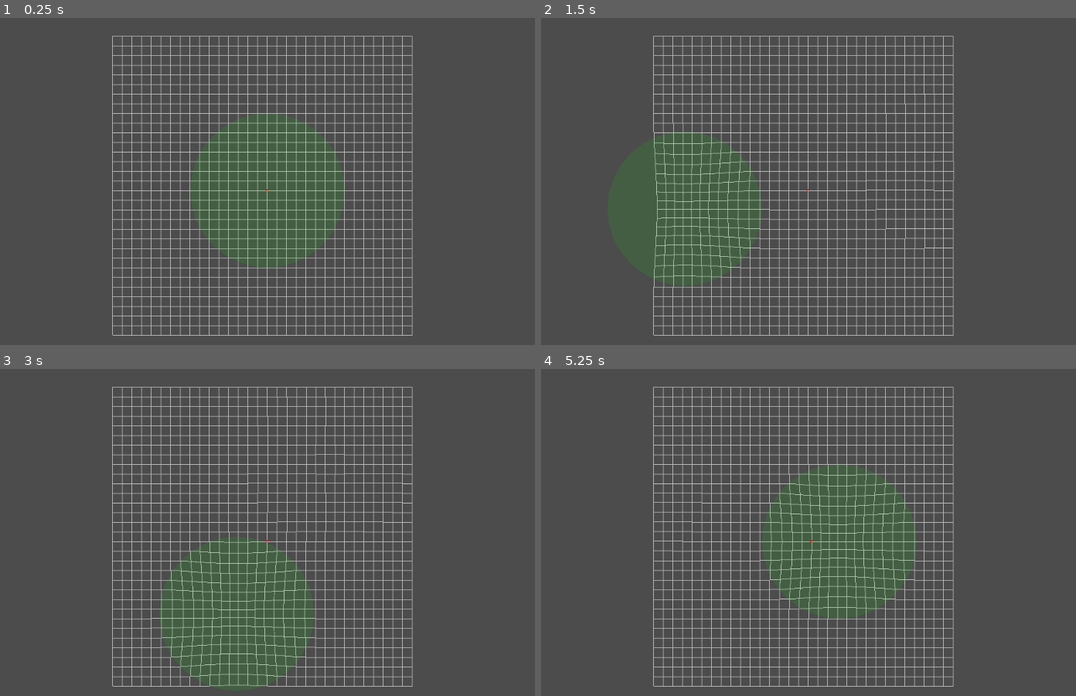
Above: before the commit, frames 1-4 (two rows, left to right).
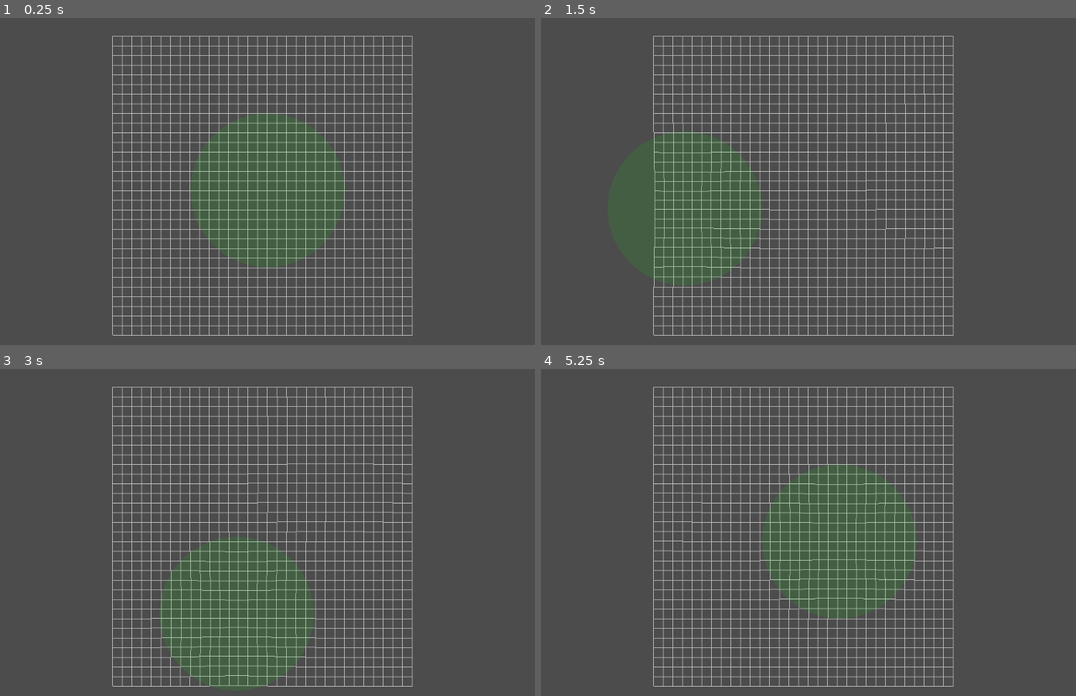
Above: after the commit, the same moments.

Repository: GameEndeavor/gravity-well
Game: Godot game, scene res://Game.tscn
Same seed, same stepped clock (60 frames per second), same inputs: the game is played once before the commit and once after it.
Inputs (mouse positions are in pixels of both pictures, inside the frame that each line leads up to):
- Up to frame 1 (0.25 s): no input
- Up to frame 2 (1.5 s): tap Enter at 0.5 s; move the mouse to (942, 171) at 0.52 s; click (942, 171) at 0.67 s; move the mouse to (685, 207) at 1.27 s; click (685, 207) at 1.42 s
- Up to frame 3 (3 s): move the mouse to (331, 460) at 2.02 s; click (331, 460) at 2.17 s; move the mouse to (235, 614) at 2.77 s; click (235, 614) at 2.92 s
- Up to frame 4 (5.25 s): move the mouse to (995, 594) at 3.52 s; click (995, 594) at 3.67 s; move the mouse to (621, 486) at 4.27 s; click (621, 486) at 4.42 s; move the mouse to (840, 542) at 5.02 s; click (840, 542) at 5.17 s

The runs differ from the first frame. In frame 1, less than 0.1% of the frame differs, in the area x 49-51%, y 52-54%; in frame 2, 2.0%; in frame 3, 2.6%, in the area x 31-76%, y 17-97%; in frame 4, 2.5%.

Commit message:
comments and cleanup

Diff:
--- a/GravityWell.gd
+++ b/GravityWell.gd
@@ -5,15 +5,19 @@
 export var gravity := 0.0
 
 func _input(event):
+	# When mouse moves, move well indictor to mouse
 	if event is InputEventMouseMotion:
 		position = get_global_mouse_position()
+	# If clicking the right mouse button, then apply a pulse of gravity outwards
 	elif event is InputEventMouseButton && event.is_pressed():
 		if event.button_index == BUTTON_RIGHT:
 			gravity = -1200
 
 func _process(delta):
+	# If holding left mouse button then increase weaker inner gravity
 	if Input.is_mouse_button_pressed(BUTTON_LEFT):
-		gravity = 128
+		gravity = lerp(gravity, 128, 0.2)
+	# Else gradually decrease gravity
 	else:
 		gravity = lerp(gravity, 0, 0.2)
 
--- a/Grid.gd
+++ b/Grid.gd
@@ -1,4 +1,6 @@
 extends Node2D
+
+const GridPoint = preload("res://GridPoint.tscn")
 
 export var grid_color : Color = Color.gray
 export (int) var h_cells := 32
@@ -11,16 +13,19 @@
 	position = -(cell_size * Vector2(h_cells, v_cells)) / 2.0
 	_init_grid()
 
+# Iterates through x and y axis, adding cells for each iteration
 func _init_grid():
+	# Temporarily store the cells so we can set their neighbors that they'll draw to
 	var grid = []
 	grid.resize(v_cells)
 	for y in v_cells:
 		grid[y] = []
 		grid[y].resize(h_cells)
 		for x in h_cells:
-			grid[y][x] = preload("res://GridPoint.tscn").instance()
+			grid[y][x] = GridPoint.instance()
 			grid[y][x].position = cell_size * Vector2(x, y)
 			add_child(grid[y][x])
+			# Set its neighbors (to the left and above it)
 			if x != 0:
 				grid[y][x].x_neighbor = grid[y][x-1]
 			if y != 0:
--- a/GridPoint.gd
+++ b/GridPoint.gd
@@ -6,21 +6,26 @@
 var x_line
 var y_line
 
-onready var anchor = global_position
+onready var anchor = global_position # Resting position
 var velocity := Vector2.ZERO
 
 func _process(delta):
 	var diff = anchor - global_position
 	var desired_velocity = diff * 16
-	velocity = velocity.linear_interpolate(desired_velocity, 0.2)
+	velocity = velocity.linear_interpolate(desired_velocity, 0.2) # Push velocity towards anchor
+	# Iterate through all gravity wells
 	for well in get_tree().get_nodes_in_group("gravity_wells"):
 		var well_diff = well.global_position - global_position
+		# If point is within range to be affected by the gravity well
 		if (well_diff).length() < well.influence_radius:
+			# 0 - 1 value determine how close point is to gravity well, 1 being closest
 			var distance_factor = 1 - well_diff.length() / well.influence_radius
+			# Push velocity according to gravity well's influence
 			velocity += (well_diff * distance_factor) * well.gravity * delta
 	global_position += velocity * delta
 	_update_lines()
 
+# Adjusts lines to point to their neighbor
 func _update_lines():
 	if x_neighbor != null:
 		x_line.set_point_position(1, x_neighbor.global_position - global_position)
@@ -37,6 +42,7 @@
 	if value != null:
 		y_line = _create_line(value)
 
+# Initiates a line to point to the neighbor
 func _create_line(neighbor : Node2D):
 	var line = Line2D.new()
 	add_child(line)
@@ -46,7 +52,3 @@
 	line.default_color = Color.gray
 	line.show_behind_parent = true
 	return line
-
-func _draw():
-	if anchor == Vector2.ZERO:
-		draw_circle(Vector2.ZERO, 2, Color.red)
--- a/Utils.gd
+++ /dev/null
@@ -1,14 +0,0 @@
-extends Node
-class_name Utils
-
-# Angle lerping code courtesy of Zylann: https://godotengine.org/qa/5770/how-to-lerp-between-two-angles?show=5798#a5798
-static func lerp_angle(a, b, t):
-	if abs(a-b) >= PI:
-		if a > b:
-			a = normalize_angle(a) - 2.0 * PI
-		else:
-			b = normalize_angle(b) - 2.0 * PI
-	return lerp(a, b, t)
-
-static func normalize_angle(x):
-	return fposmod(x + PI, 2.0*PI) - PI
--- a/project.godot
+++ b/project.godot
@@ -8,14 +8,9 @@
 
 config_version=4
 
-_global_script_classes=[ {
-"base": "Node",
-"class": "Utils",
-"language": "GDScript",
-"path": "res://Utils.gd"
-} ]
+_global_script_classes=[  ]
 _global_script_class_icons={
-"Utils": ""
+
 }
 
 [application]
